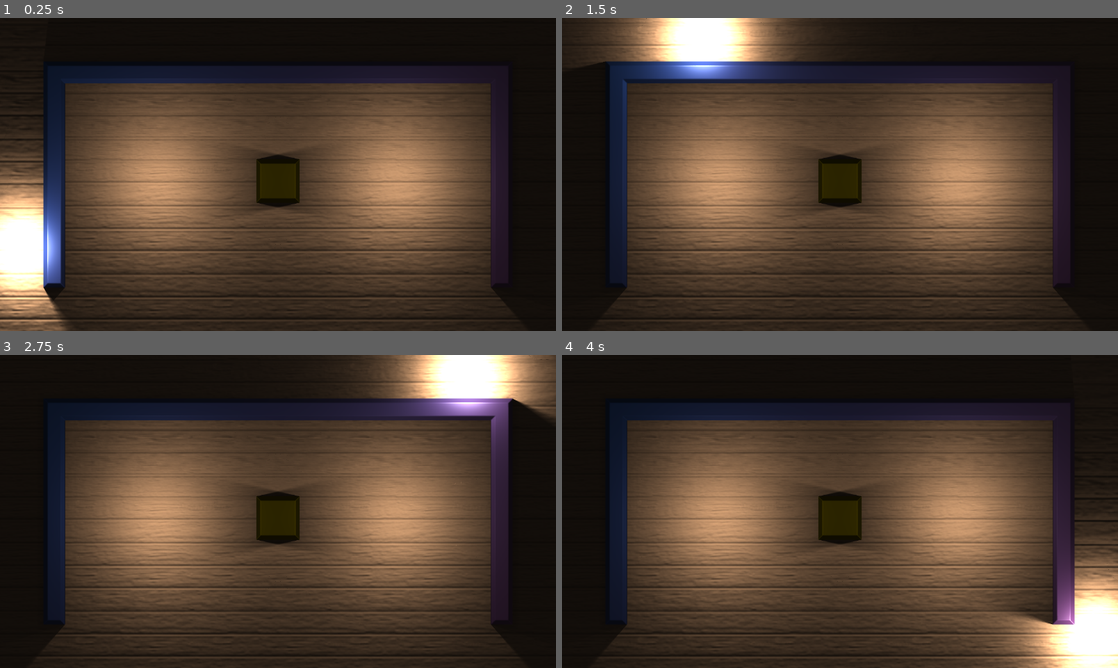
Above: before the commit, frames 1-4 (two rows, left to right).
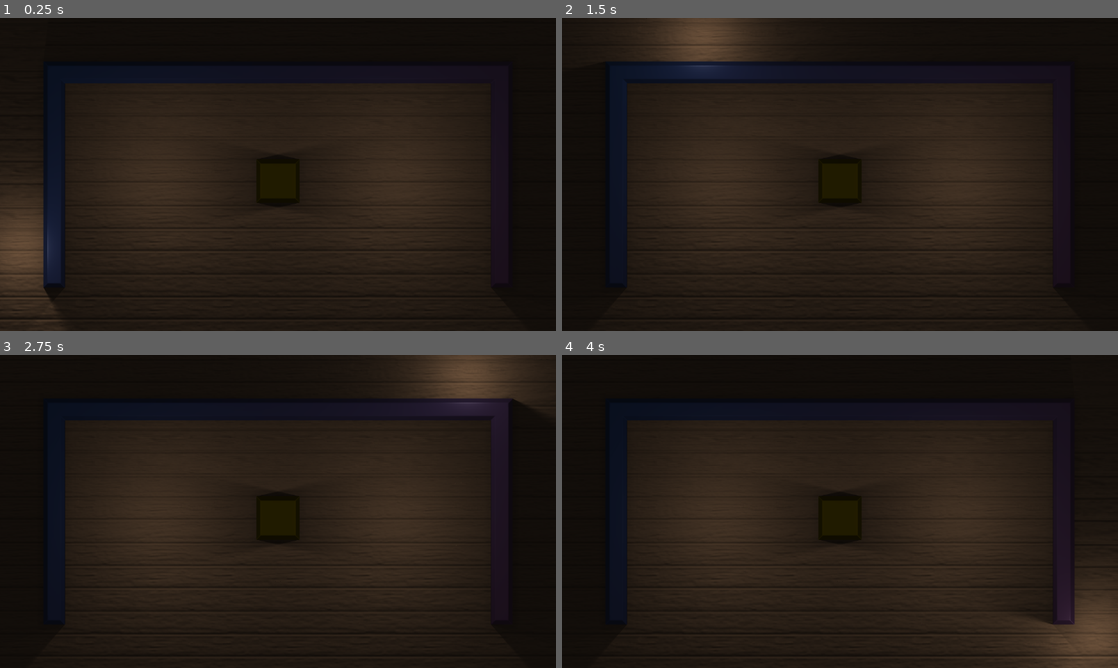
Above: after the commit, the same moments.

Repository: Oman395/godot-better-lighting-2d
Game: Godot game, scene res://Scene.tscn
Two runs of this game, one before a commit and one after it. Both use one fixed random seed, a clock stepped at 60 frames per second and the inputs below. The engine's default icon, where the game draws it, is replaced by a stand-in: a white triangle on a blue panel in a dark square.
Inputs:
- Up to frame 1 (0.25 s): no input
- Up to frame 2 (1.5 s): no input
- Up to frame 3 (2.75 s): no input
- Up to frame 4 (4 s): no input

The runs differ from the first frame. In frame 1, 55% of the frame differs, in the area x 0-89%, y 19-100%; in frame 2, 56%; in frame 3, 56%; in frame 4, 56%, in the area x 10-100%, y 20-100%.

Commit message:
I'm an idiot

Diff:
--- a/depth_sensor.gdshader
+++ b/depth_sensor.gdshader
@@ -1,176 +1,79 @@
 shader_type canvas_item;
+render_mode unshaded;
 
-// I hate that this is required, but godot has forced my hand-- see https://github.com/godotengine/godot-proposals/discussions/9354
-uniform int light_count;
+uniform vec2 camera_position;
 
-uniform float light_falloff;
-
-uniform bool apply_distance_fade;
-
-uniform bool shadows;
-uniform bool soft_shadows;
-uniform float light_radius;
-uniform uint shadow_march_count;
-uniform float shadow_march_min_step;
-uniform float shadow_march_step_scale;
-
-uniform float ambient_amount : hint_range(0,1);
-uniform bool ambient_occlusion;
-uniform uint ao_step_count;
-uniform float ao_step_size;
-uniform float ao_influence : hint_range(0.0, 1.0);
-
+varying vec2 screen_pix_size;
 varying mat4 inv_canvas_matrix;
 varying mat4 canvas_matrix;
-
-varying vec2 screen_pix_size;
-varying vec2 world_pos;
-
-varying vec2 screen_offset;
-varying vec2 screen_scale;
-
-// We can't avoid applying AO several times, but at least we can only
-// calculate it once
-varying float ao;
-
-// Beckmann distribution
-float kSpec(vec3 N, vec3 H, float m) {
-	float alpha = acos(dot(N,H));
-	// alpha = max(abs(alpha) - angleTolerance, 0.0) * sign(alpha);
-	float mSquared = m * m;
-	return (exp(-pow(tan(alpha) / mSquared, 2.0)) / (PI * mSquared * pow(cos(alpha), 4.0)));
-}
 
 void vertex() {
 	// whyyyy can't I have the matrices in fragment() or light()
 	inv_canvas_matrix = inverse(CANVAS_MATRIX);
 	canvas_matrix = CANVAS_MATRIX;
-	// Saves a bit of time later
-	world_pos = VERTEX;
+}
 
-	// I hate this but it's the only decent way I've found to get zoom in a canvas_shader
-	vec2 minP = (vec4(vec2(0), 0, 1) * inverse(CANVAS_MATRIX)).xy;
-	vec2 maxP = (vec4(100,100, 0, 1) * inverse(CANVAS_MATRIX)).xy;
-	screen_scale = (maxP - minP) / 100.0;
+vec2 UVtoWorld(vec2 uv) {
+	return (vec4(uv / screen_pix_size, 0, 0) * inv_canvas_matrix).xy;
+}
+
+vec2 worldToUV(vec2 coord) {
+	return (vec4(coord, 0, 0) * inv_canvas_matrix).xy * screen_pix_size;
 }
 
 void fragment() {
-	// whyyyyy can't I have SCREEN_PIXEL_SIZE in vertex() or light()
 	screen_pix_size = SCREEN_PIXEL_SIZE;
-	// When we apply the inverse CANVAS_MATRIX to a canvas coordinate, we won't be applying
-	// offset-- this calculates how much we're offsetting, because the world space coordinates
-	// from vertex() are accurate
-	vec2 world_pos_without_offset = (vec4(VERTEX, 0, 1) * inv_canvas_matrix).xy;
-	screen_offset = world_pos_without_offset - world_pos;
+	COLOR = vec4(0);
+	vec2 marchPos = UVtoWorld(SCREEN_UV);
+	vec2 lightPos = camera_position;
+	// We need screen positions for some weirdness later
+	vec2 lightPosScreen = worldToUV(camera_position) / screen_pix_size;
+	vec2 toLight = normalize(lightPos - marchPos);
+	float d0 = texture_sdf(screen_uv_to_sdf(SCREEN_UV));
+	if(d0 <= 3.0 && d0 >= 0.0) {
+		// Soft shadows based on code I found in the desmos beta discord lmao
 
-	ao = 1.0;
-	if(ambient_occlusion) {
-		// Ambient occlusion based on some random stuff I found on discord .-.
-		vec2 marchPos = FRAGCOORD.xy;
-		vec2 Epsilon = vec2(2.0, 0.0);
-		// These normals are horrible but they seem to work well enough
-		vec2 norm = texture_sdf_normal(screen_uv_to_sdf(SCREEN_UV));
-		float res = 0.0;
-		vec2 rp;
-		// TBH I like vaguely understand how this works but not enough to explain it
-		for(uint i = uint(1); i<ao_step_count; i++) {
-			rp = marchPos + ao_step_size*float(i)*norm * screen_pix_size;
-			res+=(1.0/pow(2.0,float(i)))*(ao_step_size*float(i)-(texture_sdf(screen_uv_to_sdf(rp * screen_pix_size))));
+		// We also need the directions relative to the screen for weirdness mentioned above
+		vec2 toLightScreen = normalize(lightPosScreen - SCREEN_UV / screen_pix_size);
+		float distToLight = distance(marchPos, lightPos);
+
+		float d, t = 0.0;
+		vec2 screenPos = SCREEN_UV / screen_pix_size;
+
+		// We can figure out how much the distances should be scaled by figuring out the difference between a screenspace distance of 1px and a worldspace distance
+		// of those points
+		vec2 worldspaceScaleCalcA = UVtoWorld(vec2(0));
+		vec2 worldspaceScaleCalcB = UVtoWorld(vec2(1,0) * screen_pix_size);
+		float worldspaceDistanceScale = 1.0 / distance(worldspaceScaleCalcA, worldspaceScaleCalcB);
+
+		marchPos += toLight * 5.0;
+		screenPos += (5.0 / worldspaceDistanceScale) * toLightScreen;
+
+		// Ideally I'd make this its own function but texture_sdf has forced my han
+		bool found = false;
+		for(int i = 0; i < 256; i++) {
+			// texture_sdf returns screenspace distance, but we want world space distance
+			d = texture_sdf(screen_uv_to_sdf(screenPos * screen_pix_size)) * worldspaceDistanceScale;
+			if(i == 0) d += 0.05;
+			// If we aren't using soft shadows, there's no reason to march through objects
+			if(d <= 0.01) {
+				break;
+			}
+			t += d;
+			// If we pass the center we know we're done
+			if(t >= distToLight) {
+				found = true;
+				break;
+			}
+			marchPos += d * toLight;
+			screenPos += (d / worldspaceDistanceScale) * toLightScreen;
 		}
-		// We need an influence scaler bc otherwise I've found it to look rlly weird
-		// That's probably just a skill issue though
-		if(res >= 0.0) {
-			ao = 1.0 - ao_influence * clamp(1.0 - ao_step_size / res, 0.0, 1.0);
-		}
+
+		if(found) COLOR = vec4(1,0,0,1);
 	}
 }
 
-vec2 UVtoWorld(vec2 uv) {
-	return (vec4((uv) / screen_pix_size, 0, 1) * inv_canvas_matrix).xy - screen_offset;
-}
-
-vec2 worldToUV(vec2 coord) {
-	return (vec4((coord + screen_offset) * screen_pix_size, 0, 1) * canvas_matrix).xy;
-}
-
-void light() {
-	// Soft shadows based on https://iquilezles.org/articles/rmshadows/
-	vec2 marchPos = world_pos;
-	vec2 lightPos = UVtoWorld(LIGHT_POSITION.xy * screen_pix_size);
-	vec2 toLight = normalize(lightPos - marchPos);
-
-	vec2 screenPos = LIGHT_VERTEX.xy;
-	vec2 lightPosScreen = LIGHT_POSITION.xy;
-	vec2 toLightScreen = normalize(lightPosScreen - screenPos);
-	// We need to scale this by our scale factor because if we don't, everything breaks.
-	// We also need this to respect x and y, hence not just multiplying by the length.
-	float distToLight = distance(vec2(0), (lightPos - marchPos) * screen_scale);
-
-	// Step distance, total distance
-	float d, t = 0.0;
-	// Obscurity - basically, how obscured our ray is
-	float obs = 1.0;
-
-	// We can figure out how much the distances should be scaled by figuring out the difference
-	// between a screenspace distance of 1px and a worldspace distanc of those points. We also
-	// need to include our scaling factor, again bc everything breaks if we don't
-	vec2 worldspaceScaleCalcA = UVtoWorld(vec2(0));
-	vec2 worldspaceScaleCalcB = UVtoWorld((1.0 / screen_scale ) * screen_pix_size);
-	float worldspaceDistanceScale = distance(vec2(0), vec2(screen_scale)) / distance(worldspaceScaleCalcA, worldspaceScaleCalcB);
-
-	// Ideally I'd make this its own function but texture_sdf has forced my hand
-	if(shadows) {
-		obs = 0.0;
-		for(uint i = uint(0); i < shadow_march_count; i++) {
-			// texture_sdf returns screenspace distance, but we want world space distance
-			d = texture_sdf(screen_uv_to_sdf(screenPos * screen_pix_size)) * worldspaceDistanceScale;
-			// If we aren't using soft shadows, there's no reason to march through objects
-			if(!soft_shadows && d <= 0.0001) {
-				obs = 1.0;
-				break;
-			}
-			// I don't entirely understand how this works, but the gist is that we can get a very good looking
-			// soft shadow effect by storing how close the ray got to an obstacle
-			if(soft_shadows) obs = max(0.5 - length(1.0 / screen_scale) * d * distToLight / (2.0 * light_radius * t), obs);
-			// If we're in shadow no need to continue
-			if(obs > 0.99) break;
-			// Prevent getting stuck on the border of objects
-			// 0.1 is a number I pulled out of my ass but it seems to work well enough
-			// light_radius*t/distToLight is the relative size of the light or something idk I'm dumb
-			d = max(d * shadow_march_step_scale, screen_scale.x *  shadow_march_min_step  * light_radius*t/distToLight);
-			t += d;
-			// If we pass the light we know we're done
-			if(t >= distToLight) break;
-			marchPos += d * toLight;
-			// To be frank, I have no idea why we need to divide by scale here, but it works
-			screenPos += (d / worldspaceDistanceScale) * toLightScreen / screen_scale;
-		}
-		// Make sure we don't have any weird values lol
-		obs = 1.0 - clamp(obs, 0.0, 1.0);
-	}
-
-	// Finally get the world distance (including height) for the final magnitude
-	vec2 worldPos = UVtoWorld(SCREEN_UV);
-	vec3 worldPosLight = vec3(UVtoWorld(LIGHT_POSITION.xy * screen_pix_size), LIGHT_POSITION.z * screen_scale.x);
-	vec3 worldDelta = worldPosLight - vec3(worldPos, 0);
-	float worldDist = distance(vec3(0), worldDelta);
-
-	// PBR Lighting
-	float roughness = SPECULAR_SHININESS.r;
-	float specular = 1.0 - SPECULAR_SHININESS.g;
-	float metallic = SPECULAR_SHININESS.b;
-
-	float distance_fade = 1.0 / pow(worldDist / (light_falloff) + 1.0, 2.0);
-
-	LIGHT = COLOR * ambient_amount * dot(NORMAL, vec3(0,0,1)) * ao / float(light_count);
-
-	vec4 specularColor = mix(vec4(1), COLOR, metallic);
-	vec4 specularAddition = specularColor * LIGHT_COLOR * LIGHT_ENERGY * max(kSpec(NORMAL, (LIGHT_DIRECTION + vec3(0,0,1)) * 0.5, specular), 0.0) * obs;
-	vec4 diffuseAddition = roughness * LIGHT_COLOR * LIGHT_ENERGY * COLOR * max(dot(NORMAL, LIGHT_DIRECTION), 0.0) * obs;
-	if(apply_distance_fade) {
-		specularAddition *= distance_fade;
-		diffuseAddition *= distance_fade;
-	}
-	LIGHT += specularAddition + diffuseAddition;
-	LIGHT.a = 1.0;
-}
+//void light() {
+	// Called for every pixel for every light affecting the CanvasItem.
+	// Uncomment to replace the default light processing function with this one.
+//}
--- a/lighting.gdshader
+++ b/lighting.gdshader
@@ -160,7 +160,7 @@
 	float specular = 1.0 - SPECULAR_SHININESS.g;
 	float metallic = SPECULAR_SHININESS.b;
 
-	float distance_fade = 1.0 / pow(worldDist / (light_falloff), 2.0);
+	float distance_fade = 1.0 / pow(worldDist / (light_falloff) + 1.0, 2.0);
 
 	LIGHT = COLOR * ambient_amount * dot(NORMAL, vec3(0,0,1)) * ao / float(light_count);
 
